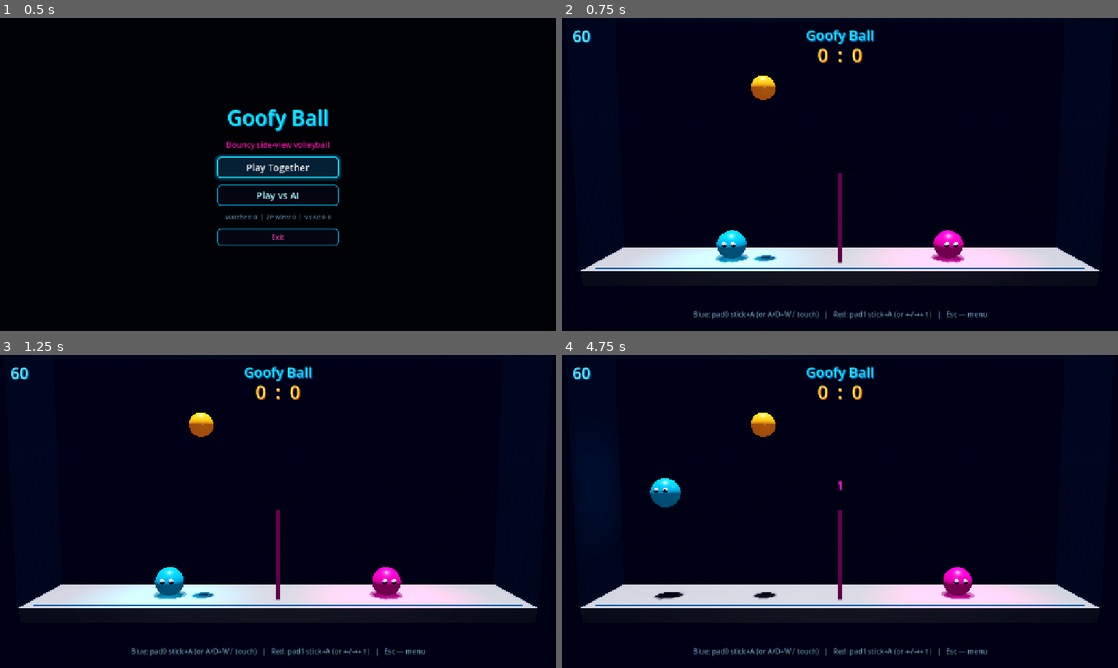
Above: before the commit, frames 1-4 (two rows, left to right).
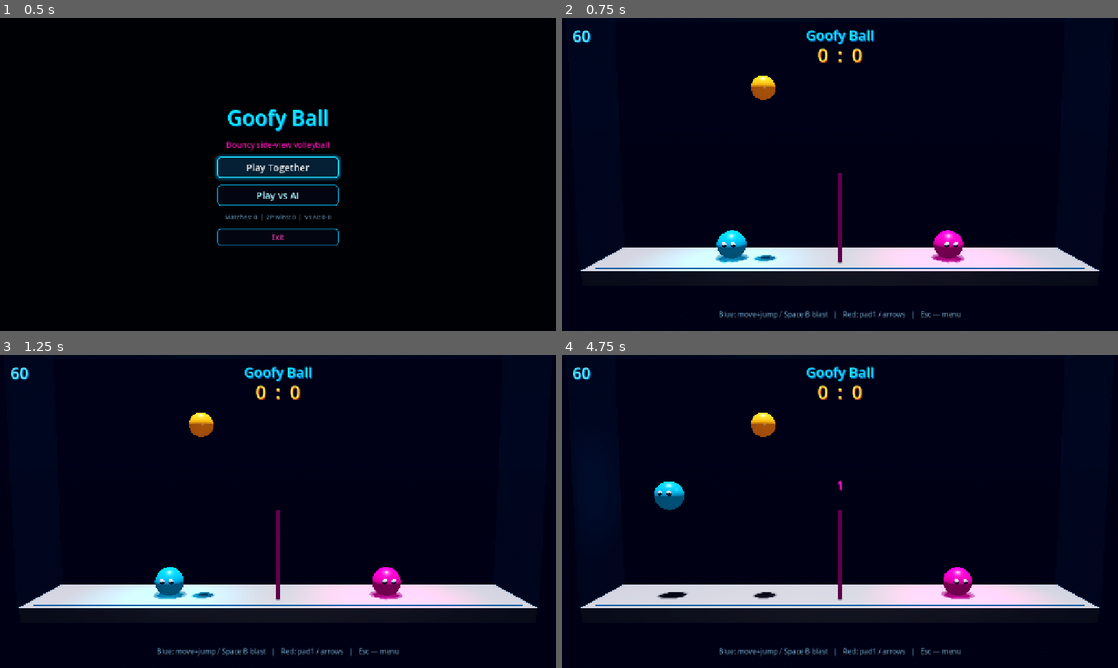
Above: after the commit, the same moments.

Repository: GGamezebo/GoofyBall
Game: Godot game, scene res://main.tscn
The game is run twice, just before and just after one commit, with the same random seed, the same clock (stepped at 60 frames per second) and the same inputs.
Inputs (mouse positions are in pixels of both pictures, inside the frame that each line leads up to):
- Up to frame 1 (0.5 s): no input
- Up to frame 2 (0.75 s): click "Play Together" at 0.5 s
- Up to frame 3 (1.25 s): no input
- Up to frame 4 (4.75 s): tap Enter at 1.25 s; move the mouse to (962, 495) at 1.27 s; hold D (p1_right) 1.28-2 s; hold Left (p2_left) 1.28-2 s; click (962, 495) at 1.42 s; tap W (p1_jump) at 1.52, 4.52 s; tap Right (p2_right) at 1.55 s; drag from (728, 527) to (812, 574) at 2.02 s; move the mouse to (895, 442) at 2.77 s; hold D (p1_right) 2.78-3.5 s; hold Left (p2_left) 2.78-3.5 s; tap Space (p1_self_destruct, bound only after the commit) at 2.85, 4.55 s; click (895, 442) at 2.92 s; drag from (812, 574) to (673, 464) at 3.52 s; move the mouse to (1006, 558) at 4.27 s; hold A (p1_left) from 4.28 s (still down); hold Right (p2_right) from 4.28 s (still down); click (1006, 558) at 4.42 s

Frame 1 is identical in both runs. In frame 2, 0.6% of the frame differs, in the area x 23-77%, y 93-97%; in frame 3, 0.6%; in frame 4, 1.0%, in the area x 15-77%, y 39-97%.

Commit message:
Explosion features new smooth movements

Diff:
--- a/project.godot
+++ b/project.godot
@@ -35,14 +35,14 @@
 [input]
 
 p1_left={
-"deadzone": 0.5,
+"deadzone": 0.15,
 "events": [Object(InputEventKey,"resource_local_to_scene":false,"resource_name":"","device":-1,"window_id":0,"alt_press …(191 unchanged characters)…
 , Object(InputEventJoypadButton,"resource_local_to_scene":false,"resource_name":"","device":0,"button_index":13,"pressure":0.0,"pressed":true,"script":null)
 , Object(InputEventJoypadMotion,"resource_local_to_scene":false,"resource_name":"","device":0,"axis":0,"axis_value":-1.0,"script":null)
 ]
 }
 p1_right={
-"deadzone": 0.5,
+"deadzone": 0.15,
 "events": [Object(InputEventKey,"resource_local_to_scene":false,"resource_name":"","device":-1,"window_id":0,"alt_press …(192 unchanged characters)…
 , Object(InputEventJoypadButton,"resource_local_to_scene":false,"resource_name":"","device":0,"button_index":14,"pressure":0.0,"pressed":true,"script":null)
 , Object(InputEventJoypadMotion,"resource_local_to_scene":false,"resource_name":"","device":0,"axis":0,"axis_value":1.0,"script":null)
@@ -54,15 +54,21 @@
 , Object(InputEventJoypadButton,"resource_local_to_scene":false,"resource_name":"","device":0,"button_index":0,"pressure":0.0,"pressed":true,"script":null)
 ]
 }
+p1_self_destruct={
+"deadzone": 0.5,
+"events": [Object(InputEventKey,"resource_local_to_scene":false,"resource_name":"","device":-1,"window_id":0,"alt_pressed":false,"shift_pressed":false,"ctrl_pressed":false,"meta_pressed":false,"pressed":false,"keycode":0,"physical_keycode":32,"key_label":0,"unicode":32,"location":0,"echo":false,"script":null)
+, Object(InputEventJoypadButton,"resource_local_to_scene":false,"resource_name":"","device":0,"button_index":1,"pressure":0.0,"pressed":true,"script":null)
+]
+}
 p2_left={
-"deadzone": 0.5,
+"deadzone": 0.15,
 "events": [Object(InputEventKey,"resource_local_to_scene":false,"resource_name":"","device":-1,"window_id":0,"alt_press …(195 unchanged characters)…
 , Object(InputEventJoypadButton,"resource_local_to_scene":false,"resource_name":"","device":1,"button_index":13,"pressure":0.0,"pressed":true,"script":null)
 , Object(InputEventJoypadMotion,"resource_local_to_scene":false,"resource_name":"","device":1,"axis":0,"axis_value":-1.0,"script":null)
 ]
 }
 p2_right={
-"deadzone": 0.5,
+"deadzone": 0.15,
 "events": [Object(InputEventKey,"resource_local_to_scene":false,"resource_name":"","device":-1,"window_id":0,"alt_press …(195 unchanged characters)…
 , Object(InputEventJoypadButton,"resource_local_to_scene":false,"resource_name":"","device":1,"button_index":14,"pressure":0.0,"pressed":true,"script":null)
 , Object(InputEventJoypadMotion,"resource_local_to_scene":false,"resource_name":"","device":1,"axis":0,"axis_value":1.0,"script":null)
--- a/src/features/ball/ball.gd
+++ b/src/features/ball/ball.gd
@@ -7,7 +7,7 @@
 ## Emitted once per meaningful hit (after bounce impulse is applied).
 signal touched(side: int)
 
-const MAX_SPEED := 24.0
+const MAX_SPEED := 38.0
 const FLOOR_SCORE_Y := 0.55
 const PLANE_Z := 0.0
 const SHADOW_FLOOR_Y := 0.02
--- a/src/features/blob_player/blob_player.gd
+++ b/src/features/blob_player/blob_player.gd
@@ -2,11 +2,16 @@
 extends CharacterBody3D
 
 ## Side-view blob: moves on X, jumps on Y, locked to Z = 0.
+## Once per round: last-chance self-destruct blast (`p1_self_destruct` for Blue).
+
+signal ev_last_chance_used
+signal ev_last_chance_ready
 
 @export var player_index: int = 0
 @export var blob_color: Color = Color.CORNFLOWER_BLUE
 ## When false, move via `external_axis` / `external_jump` (AI / tests).
 @export var use_player_input: bool = true
+@export var ball: RigidBody3D
 
 const MOVE_SPEED := 6.5
 const JUMP_VELOCITY := 11.6
@@ -18,6 +23,9 @@
 const HIT_REFLECT := 0.4
 const HIT_PUSH := 0.75
 const HIT_FLOOR_VY := -10.0
+const BLAST_SPEED := 18.0
+const BLAST_UP := 5.0
+const BLAST_RADIUS := 16.0
 const PLANE_Z := 0.0
 const SHADOW_FLOOR_Y := 0.02
 ## Keep each blob on its own half (radius + half-net + margin).
@@ -25,21 +33,57 @@
 
 @onready var mesh_root: Node3D = $MeshRoot
 @onready var _ground_shadow: MeshInstance3D = $GroundShadow
+@onready var _collision: CollisionShape3D = $CollisionShape3D
+@onready var _glow: OmniLight3D = $GlowLight
+@onready var _sparks: GPUParticles3D = $ExplosionSparks
+@onready var _blast_flash: OmniLight3D = $BlastFlash
 
 var external_axis: float = 0.0
 var external_jump: bool = false
 
 var _squash := 1.0
 var _stretch := 1.0
+var _destroyed: bool = false
+var _last_chance_used: bool = false
 
 
 func _ready() -> void:
 	_apply_color()
 	if _ground_shadow:
 		_ground_shadow.top_level = true
+	if _sparks:
+		_sparks.emitting = false
+	if _blast_flash:
+		_blast_flash.visible = false
+
+
+## Called at match start — revive and restore last-chance charge.
+func prepare_match(p_ball: RigidBody3D = null) -> void:
+	if p_ball:
+		ball = p_ball
+	prepare_round()
+
+
+## Called each serve — revive if exploded and recharge last-chance for the new rally.
+func prepare_round() -> void:
+	_last_chance_used = false
+	_revive()
+	ev_last_chance_ready.emit()
+
+
+func is_destroyed() -> bool:
+	return _destroyed
 
 
 func _physics_process(delta: float) -> void:
+	if _destroyed:
+		return
+
+	if use_player_input and _can_use_last_chance_input() \
+			and Input.is_action_just_pressed("p1_self_destruct"):
+		try_last_chance()
+		return
+
 	var move_dir := _read_move_input()
 	var on_floor := is_on_floor()
 	var target_vx := move_dir * MOVE_SPEED
@@ -79,8 +123,141 @@
 	external_jump = false
 
 
+func _can_use_last_chance_input() -> bool:
+	# Blue / P1 only — local 2P has no dual last-chance.
+	return player_index == 0 and not _last_chance_used and not _destroyed
+
+
+## Last-chance self-destruct: explode FX + blast the ball. Once per round.
+func try_last_chance() -> bool:
+	if _destroyed or _last_chance_used:
+		return false
+	# Only during live play (held serve ball is frozen).
+	if ball != null and is_instance_valid(ball) and "freeze" in ball and ball.freeze:
+		return false
+	# No blast if the ball is already on the opponent half.
+	if _is_ball_on_opponent_half():
+		return false
+	_last_chance_used = true
+	_destroyed = true
+	velocity = Vector3.ZERO
+	_play_explosion_fx()
+	_apply_blast_wave()
+	ev_last_chance_used.emit()
+	return true
+
+
+func _is_ball_on_opponent_half() -> bool:
+	if ball == null or not is_instance_valid(ball):
+		return false
+	if player_index == 0:
+		return ball.global_position.x > 0.0
+	return ball.global_position.x < 0.0
+
+
+func _play_explosion_fx() -> void:
+	_set_body_visible(false)
+	if _collision:
+		_collision.disabled = true
+	collision_layer = 0
+	collision_mask = 0
+	if _sparks:
+		_tint_sparks()
+		_sparks.restart()
+		_sparks.emitting = true
+	if _blast_flash:
+		_blast_flash.light_color = blob_color.lightened(0.35)
+		_blast_flash.visible = true
+		_blast_flash.light_energy = 8.0
+		var tw := create_tween()
+		tw.tween_property(_blast_flash, "light_energy", 0.0, 0.45)
+		tw.tween_callback(func() -> void:
+			if is_instance_valid(_blast_flash):
+				_blast_flash.visible = false
+		)
+
+
+func _apply_blast_wave() -> void:
+	if ball == null or not is_instance_valid(ball):
+		return
+	if "freeze" in ball and ball.freeze:
+		return
+
+	var delta := ball.global_position - global_position
+	delta.z = 0.0
+	var dist := delta.length()
+	var dir: Vector3
+	if dist < 0.05:
+		dir = Vector3(1.0 if player_index == 0 else -1.0, 0.35, 0.0).normalized()
+	else:
+		dir = delta.normalized()
+
+	# Bias toward the opponent half so last-chance tends to clear the net.
+	var toward_opp := 1.0 if player_index == 0 else -1.0
+	dir.x = lerpf(dir.x, toward_opp, 0.35)
+	dir = dir.normalized()
+
+	var falloff := 1.0 - clampf(dist / BLAST_RADIUS, 0.0, 1.0)
+	var power := BLAST_SPEED * (0.55 + 0.45 * falloff)
+	var blast := dir * power + Vector3(0.0, BLAST_UP * (0.5 + 0.5 * falloff), 0.0)
+	blast.z = 0.0
+
+	ball.linear_velocity = blast
+	ball.angular_velocity = Vector3(0.0, 0.0, randf_range(-14.0, 14.0))
+
+
+func _tint_sparks() -> void:
+	if _sparks == null:
+		return
+	var proc := _sparks.process_material
+	if proc is ParticleProcessMaterial:
+		var colored: ParticleProcessMaterial = (proc as ParticleProcessMaterial).duplicate()
+		colored.color = blob_color.lightened(0.25)
+		_sparks.process_material = colored
+	var pass_mesh := _sparks.draw_pass_1
+	if pass_mesh is SphereMesh:
+		var sm := (pass_mesh as SphereMesh).duplicate() as SphereMesh
+		var src := sm.material
+		if src is StandardMaterial3D:
+			var mat: StandardMaterial3D = (src as StandardMaterial3D).duplicate()
+			mat.albedo_color = blob_color.lightened(0.3)
+			mat.emission_enabled = true
+			mat.emission = blob_color
+			mat.emission_energy_multiplier = 4.0
+			sm.material = mat
+		_sparks.draw_pass_1 = sm
+
+
+func _revive() -> void:
+	_destroyed = false
+	velocity = Vector3.ZERO
+	collision_layer = 2
+	collision_mask = 5
+	if _collision:
+		_collision.disabled = false
+	_set_body_visible(true)
+	if _sparks:
+		_sparks.emitting = false
+	if _blast_flash:
+		_blast_flash.visible = false
+		_blast_flash.light_energy = 0.0
+	_squash = 1.0
+	_stretch = 1.0
+	if mesh_root:
+		mesh_root.scale = Vector3.ONE
+
+
+func _set_body_visible(visible: bool) -> void:
+	if mesh_root:
+		mesh_root.visible = visible
+	if _ground_shadow:
+		_ground_shadow.visible = visible
+	if _glow:
+		_glow.visible = visible
+
+
 func _update_ground_shadow() -> void:
-	if _ground_shadow == null:
+	if _ground_shadow == null or _destroyed:
 		return
 	_ground_shadow.global_position = Vector3(global_position.x, SHADOW_FLOOR_Y, PLANE_Z)
 	_ground_shadow.global_rotation = Vector3.ZERO
@@ -102,7 +279,9 @@
 				velocity.x = 0.0
 
 
-func apply_ball_hit(ball: RigidBody3D, hit_normal: Vector3) -> void:
+func apply_ball_hit(ball_body: RigidBody3D, hit_normal: Vector3) -> void:
+	if _destroyed:
+		return
 	var n := hit_normal
 	n.z = 0.0
 	if n.length_squared() < 0.0001:
@@ -113,7 +292,7 @@
 	# Contact height on the blob: +1 top, -1 bottom. Low hits cut under the net.
 	var loft := clampf(n.y, 0.0, 1.0)
 
-	var incoming := ball.linear_velocity
+	var incoming := ball_body.linear_velocity
 	incoming.z = 0.0
 	var bounced := incoming.bounce(n)
 	var push := n * HIT_SPEED
@@ -129,8 +308,8 @@
 		new_vel.y = maxf(new_vel.y, HIT_FLOOR_VY)
 
 	new_vel.z = 0.0
-	ball.linear_velocity = new_vel
-	ball.angular_velocity = Vector3(0, 0, randf_range(-5.0, 5.0))
+	ball_body.linear_velocity = new_vel
+	ball_body.angular_velocity = Vector3(0, 0, randf_range(-5.0, 5.0))
 	_squash = 0.7
 	_stretch = 1.25
 
@@ -156,26 +335,17 @@
 		colored.emission_energy_multiplier = 0.55
 		body.set_surface_override_material(0, colored)
 
-	var glow := get_node_or_null("GlowLight") as OmniLight3D
-	if glow:
-		glow.light_color = blob_color
+	if _glow:
+		_glow.light_color = blob_color
 
 
 func _read_move_input() -> float:
 	if not use_player_input:
 		return clampf(external_axis, -1.0, 1.0)
-	var dir := 0.0
+	# Analog: stick strength, touch drag strength, or digital keys (±1).
 	if player_index == 0:
-		if Input.is_action_pressed("p1_left"):
-			dir -= 1.0
-		if Input.is_action_pressed("p1_right"):
-			dir += 1.0
-	else:
-		if Input.is_action_pressed("p2_left"):
-			dir -= 1.0
-		if Input.is_action_pressed("p2_right"):
-			dir += 1.0
-	return dir
+		return Input.get_axis("p1_left", "p1_right")
+	return Input.get_axis("p2_left", "p2_right")
 
 
 func _read_jump_input() -> bool:
--- a/src/features/blob_player/blob_player.tscn
+++ b/src/features/blob_player/blob_player.tscn
@@ -56,6 +56,36 @@
 radial_segments = 24
 rings = 1
 
+[sub_resource type="StandardMaterial3D" id="StandardMaterial3D_spark"]
+transparency = 1
+shading_mode = 0
+albedo_color = Color(0.2, 0.9, 1, 1)
+emission_enabled = true
+emission = Color(0.1, 0.75, 1, 1)
+emission_energy_multiplier = 3.5
+disable_receive_shadows = true
+
+[sub_resource type="SphereMesh" id="SphereMesh_spark"]
+material = SubResource("StandardMaterial3D_spark")
+radius = 0.08
+height = 0.16
+radial_segments = 8
+rings = 4
+
+[sub_resource type="ParticleProcessMaterial" id="ParticleProcessMaterial_sparks"]
+direction = Vector3(0, 1, 0)
+spread = 180.0
+initial_velocity_min = 7.0
+initial_velocity_max = 16.0
+angular_velocity_min = -220.0
+angular_velocity_max = 220.0
+gravity = Vector3(0, -8, 0)
+damping_min = 1.2
+damping_max = 3.0
+scale_min = 0.4
+scale_max = 1.35
+color = Color(0.25, 0.9, 1, 1)
+
 [node name="BlobPlayer" type="CharacterBody3D"]
 collision_layer = 2
 collision_mask = 5
@@ -99,3 +129,21 @@
 shadow_enabled = false
 omni_range = 3.2
 omni_attenuation = 1.4
+
+[node name="BlastFlash" type="OmniLight3D" parent="."]
+visible = false
+light_color = Color(0.4, 0.95, 1, 1)
+light_energy = 0.0
+omni_range = 10.0
+omni_attenuation = 1.0
+
+[node name="ExplosionSparks" type="GPUParticles3D" parent="."]
+emitting = false
+amount = 72
+lifetime = 0.85
+one_shot = true
+explosiveness = 1.0
+randomness = 0.45
+visibility_aabb = AABB(-5, -5, -5, 10, 10, 10)
+process_material = SubResource("ParticleProcessMaterial_sparks")
+draw_pass_1 = SubResource("SphereMesh_spark")
--- a/src/features/virtual_controls/virtual_controls.gd
+++ b/src/features/virtual_controls/virtual_controls.gd
@@ -2,23 +2,30 @@
 extends Control
 
 ## Dual-thumb touch for the left (Blue / P1) player only.
-## Left half: press + drag left/right to move.
+## Left half: press + analog drag left/right to move (strength = finger offset).
 ## Right half: hold finger to jump.
+## Left-edge mid BOOM button: last-chance blast — touchscreen only, once per round.
 ## Drives `p1_*` InputMap. Local 2P is not dual-player touch — P2 stays keyboard.
 
 @export var left_action: StringName = &"p1_left"
 @export var right_action: StringName = &"p1_right"
 @export var jump_action: StringName = &"p1_jump"
-@export var move_deadzone_px: float = 28.0
+## Finger travel (px) for full ±1 move strength.
+@export var move_range_px: float = 90.0
+@export var move_deadzone_px: float = 10.0
+
+signal ev_self_destruct_requested
 
 @onready var _origin_ring: Control = $OriginRing
 @onready var _knob: Control = $Knob
 @onready var _jump_pad: Control = $JumpPad
+@onready var _bomb_btn: Control = $BombButton
 
 var _move_active: bool = false
 var _move_pointer_id: int = -1
 var _move_using_mouse: bool = false
 var _move_origin: Vector2 = Vector2.ZERO
+var _move_axis: float = 0.0
 var _left_held: bool = false
 var _right_held: bool = false
 
@@ -27,17 +34,33 @@
 var _jump_using_mouse: bool = false
 var _jump_held: bool = false
 
+var _touch_ui: bool = false
+var _charge_available: bool = true
+
 
 func _ready() -> void:
 	mouse_filter = Control.MOUSE_FILTER_IGNORE
 	set_anchors_and_offsets_preset(Control.PRESET_FULL_RECT)
+	_touch_ui = DisplayServer.is_touchscreen_available()
 	_hide_move_feedback()
 	_hide_jump_feedback()
 	_release_all_actions()
+	set_last_chance_available(true)
 
 
 func _exit_tree() -> void:
 	_release_all_actions()
+
+
+func set_last_chance_available(available: bool) -> void:
+	_charge_available = available
+	_refresh_bomb_visibility()
+
+
+func _refresh_bomb_visibility() -> void:
+	if _bomb_btn == null:
+		return
+	_bomb_btn.visible = _touch_ui and _charge_available
 
 
 func _input(event: InputEvent) -> void:
@@ -72,6 +95,10 @@
 
 
 func _on_pointer_down(pointer_id: int, is_mouse: bool, screen_pos: Vector2) -> void:
+	if _touch_ui and _charge_available and _is_over_bomb(screen_pos):
+		_trigger_bomb()
+		get_viewport().set_input_as_handled()
+		return
 	if _is_left_half(screen_pos):
 		if _move_active:
 			return
@@ -91,6 +118,20 @@
 	if _jump_active and _jump_using_mouse == is_mouse and _jump_pointer_id == pointer_id:
 		_end_jump()
 		get_viewport().set_input_as_handled()
+
+
+func _trigger_bomb() -> void:
+	if not _touch_ui or not _charge_available:
+		return
+	ev_self_destruct_requested.emit()
+
+
+func _is_over_bomb(screen_pos: Vector2) -> bool:
+	if _bomb_btn == null or not _bomb_btn.visible:
+		return false
+	var rect := Rect2(_bomb_btn.global_position, _bomb_btn.size)
+	# Generous hit area for thumbs.
+	return rect.grow(12.0).has_point(screen_pos)
 
 
 func _is_left_half(screen_pos: Vector2) -> bool:
@@ -110,17 +151,43 @@
 	if not _move_active:
 		return
 	var delta_x := screen_pos.x - _move_origin.x
-	_left_held = _set_action(left_action, delta_x <= -move_deadzone_px, _left_held)
-	_right_held = _set_action(right_action, delta_x >= move_deadzone_px, _right_held)
+	var range_px := maxf(move_range_px, 1.0)
+	var axis := clampf(delta_x / range_px, -1.0, 1.0)
+	var dead := move_deadzone_px / range_px
+	if absf(axis) < dead:
+		axis = 0.0
+	_apply_move_axis(axis)
 	_move_knob(screen_pos)
+
+
+func _apply_move_axis(axis: float) -> void:
+	_move_axis = axis
+	if axis < 0.0:
+		Input.action_press(left_action, -axis)
+		if _right_held:
+			Input.action_release(right_action)
+			_right_held = false
+		_left_held = true
+	elif axis > 0.0:
+		Input.action_press(right_action, axis)
+		if _left_held:
+			Input.action_release(left_action)
+			_left_held = false
+		_right_held = true
+	else:
+		if _left_held:
+			Input.action_release(left_action)
+			_left_held = false
+		if _right_held:
+			Input.action_release(right_action)
+			_right_held = false
 
 
 func _end_move() -> void:
 	_move_active = false
 	_move_pointer_id = -1
 	_move_using_mouse = false
-	_left_held = _set_action(left_action, false, _left_held)
-	_right_held = _set_action(right_action, false, _right_held)
+	_apply_move_axis(0.0)
 	_hide_move_feedback()
 
 
@@ -151,8 +218,7 @@
 
 
 func _release_all_actions() -> void:
-	_left_held = _set_action(left_action, false, _left_held)
-	_right_held = _set_action(right_action, false, _right_held)
+	_apply_move_axis(0.0)
 	_jump_held = _set_action(jump_action, false, _jump_held)
 	_move_active = false
 	_jump_active = false
@@ -175,8 +241,7 @@
 	if _knob == null:
 		return
 	var capped := Vector2(screen_pos.x - _move_origin.x, 0.0)
-	var max_r := 72.0
-	capped.x = clampf(capped.x, -max_r, max_r)
+	capped.x = clampf(capped.x, -move_range_px, move_range_px)
 	_knob.global_position = _move_origin + capped - _knob.size * 0.5
 
 
--- a/src/features/virtual_controls/virtual_controls.tscn
+++ b/src/features/virtual_controls/virtual_controls.tscn
@@ -33,6 +33,30 @@
 corner_radius_bottom_right = 40
 corner_radius_bottom_left = 40
 
+[sub_resource type="StyleBoxFlat" id="StyleBoxFlat_bomb_outer"]
+bg_color = Color(1, 0.2, 0.35, 0.12)
+border_width_left = 2
+border_width_top = 2
+border_width_right = 2
+border_width_bottom = 2
+border_color = Color(1, 0.45, 0.55, 0.55)
+corner_radius_top_left = 48
+corner_radius_top_right = 48
+corner_radius_bottom_right = 48
+corner_radius_bottom_left = 48
+
+[sub_resource type="StyleBoxFlat" id="StyleBoxFlat_bomb_inner"]
+bg_color = Color(1, 0.15, 0.28, 0.28)
+border_width_left = 1
+border_width_top = 1
+border_width_right = 1
+border_width_bottom = 1
+border_color = Color(1, 0.75, 0.55, 0.65)
+corner_radius_top_left = 34
+corner_radius_top_right = 34
+corner_radius_bottom_right = 34
+corner_radius_bottom_left = 34
+
 [node name="VirtualControls" type="Control"]
 layout_mode = 3
 anchors_preset = 15
@@ -66,3 +90,50 @@
 offset_bottom = 80.0
 mouse_filter = 2
 theme_override_styles/panel = SubResource("StyleBoxFlat_jump")
+
+[node name="BombButton" type="Panel" parent="."]
+visible = false
+layout_mode = 1
+anchors_preset = 4
+anchor_top = 0.5
+anchor_bottom = 0.5
+offset_left = 16.0
+offset_top = -48.0
+offset_right = 112.0
+offset_bottom = 48.0
+grow_vertical = 2
+mouse_filter = 2
+theme_override_styles/panel = SubResource("StyleBoxFlat_bomb_outer")
+
+[node name="Core" type="Panel" parent="BombButton"]
+layout_mode = 1
+anchors_preset = 8
+anchor_left = 0.5
+anchor_top = 0.5
+anchor_right = 0.5
+anchor_bottom = 0.5
+offset_left = -34.0
+offset_top = -34.0
+offset_right = 34.0
+offset_bottom = 34.0
+grow_horizontal = 2
+grow_vertical = 2
+mouse_filter = 2
+theme_override_styles/panel = SubResource("StyleBoxFlat_bomb_inner")
+
+[node name="Label" type="Label" parent="BombButton"]
+layout_mode = 1
+anchors_preset = 15
+anchor_right = 1.0
+anchor_bottom = 1.0
+grow_horizontal = 2
+grow_vertical = 2
+mouse_filter = 2
+theme_override_colors/font_color = Color(1, 0.92, 0.9, 0.85)
+theme_override_colors/font_shadow_color = Color(0.55, 0.05, 0.12, 0.55)
+theme_override_constants/shadow_offset_x = 0
+theme_override_constants/shadow_offset_y = 1
+theme_override_font_sizes/font_size = 16
+text = "BOOM"
+horizontal_alignment = 1
+vertical_alignment = 1
--- a/src/game/scenes/game/game.gd
+++ b/src/game/scenes/game/game.gd
@@ -36,16 +36,28 @@
 	match_controller.initialize(game_config)
 	game_manager.initialize(game_config, match_controller)
 
+	var left := match_controller.player_left as BlobPlayer
 	var right := match_controller.player_right as BlobPlayer
 	var ball := match_controller.ball
 	if ai_opponent:
 		ai_opponent.setup(right, ball, game_config.vs_ai)
 
+	var vc := get_node_or_null("UI/VirtualControls") as VirtualControls
+	if vc:
+		vc.set_last_chance_available(true)
+		if not vc.ev_self_destruct_requested.is_connected(_on_touch_self_destruct):
+			vc.ev_self_destruct_requested.connect(_on_touch_self_destruct)
+	if left:
+		if not left.ev_last_chance_used.is_connected(_on_last_chance_used):
+			left.ev_last_chance_used.connect(_on_last_chance_used)
+		if not left.ev_last_chance_ready.is_connected(_on_last_chance_ready):
+			left.ev_last_chance_ready.connect(_on_last_chance_ready)
+
 	if hint_label:
 		if game_config.vs_ai:
-			hint_label.text = "You: stick/D-pad + A jump (or A/D+W / touch)   |   AI (Red)   |   Esc — menu"
+			hint_label.text = "You: move+jump / Space·B blast (1/round)   |   AI (Red)   |   Esc — menu"
 		else:
-			hint_label.text = "Blue: pad0 stick+A (or A/D+W / touch)   |   Red: pad1 stick+A (or ←/→+↑)   |   Esc — menu"
+			hint_label.text = "Blue: move+jump / Space·B blast   |   Red: pad1 / arrows   |   Esc — menu"
 
 	_listener.add(game_events.ev_score_changed, _on_score)
 	_listener.add(game_events.ev_message, _on_message)
@@ -68,6 +80,26 @@
 	if event.is_action_pressed("ui_cancel"):
 		root_events.ev_return_to_menu.emit({})
 		get_viewport().set_input_as_handled()
+
+
+func _on_touch_self_destruct() -> void:
+	var left := match_controller.player_left as BlobPlayer if match_controller else null
+	if left:
+		left.try_last_chance()
+
+
+func _on_last_chance_used() -> void:
+	var vc := get_node_or_null("UI/VirtualControls") as VirtualControls
+	if vc:
+		vc.set_last_chance_available(false)
+	if game_events:
+		game_events.ev_message.emit("Last chance!")
+
+
+func _on_last_chance_ready() -> void:
+	var vc := get_node_or_null("UI/VirtualControls") as VirtualControls
+	if vc:
+		vc.set_last_chance_available(true)
 
 
 func _on_score(score_left: int, score_right: int) -> void:
--- a/src/game/scenes/game/game.tscn
+++ b/src/game/scenes/game/game.tscn
@@ -290,14 +290,16 @@
 
 [node name="Players" type="Node3D" parent="." unique_id=799909890]
 
-[node name="PlayerLeft" parent="Players" unique_id=98135232 instance=ExtResource("2_player")]
+[node name="PlayerLeft" parent="Players" unique_id=98135232 instance=ExtResource("2_player") node_paths=PackedStringArray("ball")]
 transform = Transform3D(1, 0, 0, 0, 1, 0, 0, 0, 1, -3.2, 0.42, 0)
 blob_color = Color(0.01, 0.72, 1, 1)
-
-[node name="PlayerRight" parent="Players" unique_id=1121401258 instance=ExtResource("2_player")]
+ball = NodePath("../../Ball")
+
+[node name="PlayerRight" parent="Players" unique_id=1121401258 instance=ExtResource("2_player") node_paths=PackedStringArray("ball")]
 transform = Transform3D(1, 0, 0, 0, 1, 0, 0, 0, 1, 3.2, 0.42, 0)
 player_index = 1
 blob_color = Color(1, 0.02, 0.68, 1)
+ball = NodePath("../../Ball")
 
 [node name="Ball" parent="." unique_id=2059586803 instance=ExtResource("3_ball")]
 transform = Transform3D(1, 0, 0, 0, 1, 0, 0, 0, 1, -2.2, 5, 0)
--- a/src/game/scenes/game/game_logic/match_controller.gd
+++ b/src/game/scenes/game/game_logic/match_controller.gd
@@ -37,7 +37,15 @@
 			ball.landed.connect(_on_ball_landed)
 		if ball.has_signal("touched") and not ball.touched.is_connected(_on_ball_touched):
 			ball.touched.connect(_on_ball_touched)
+	_prepare_players_for_match()
 	_emit_score()
+
+
+func _prepare_players_for_match() -> void:
+	if player_left is BlobPlayer:
+		(player_left as BlobPlayer).prepare_match(ball)
+	if player_right is BlobPlayer:
+		(player_right as BlobPlayer).prepare_match(ball)
 
 
 func set_round_active(active: bool) -> void:
@@ -169,10 +177,21 @@
 
 
 func _reset_actors() -> void:
-	if player_left:
+	if player_left is BlobPlayer:
+		var left := player_left as BlobPlayer
+		left.prepare_round()
+		left.global_position = Vector3(-3.2, 0.42, 0.0)
+		left.velocity = Vector3.ZERO
+	elif player_left:
 		player_left.global_position = Vector3(-3.2, 0.42, 0.0)
 		player_left.velocity = Vector3.ZERO
-	if player_right:
+
+	if player_right is BlobPlayer:
+		var right := player_right as BlobPlayer
+		right.prepare_round()
+		right.global_position = Vector3(3.2, 0.42, 0.0)
+		right.velocity = Vector3.ZERO
+	elif player_right:
 		player_right.global_position = Vector3(3.2, 0.42, 0.0)
 		player_right.velocity = Vector3.ZERO
 
Not shown: 1 places in src/features/blob_player/blob_player.tscn that only renumber resources
Not shown: 1 places in src/features/virtual_controls/virtual_controls.tscn that only renumber resources
Not shown, changed: .cursor/rules/game.mdc
